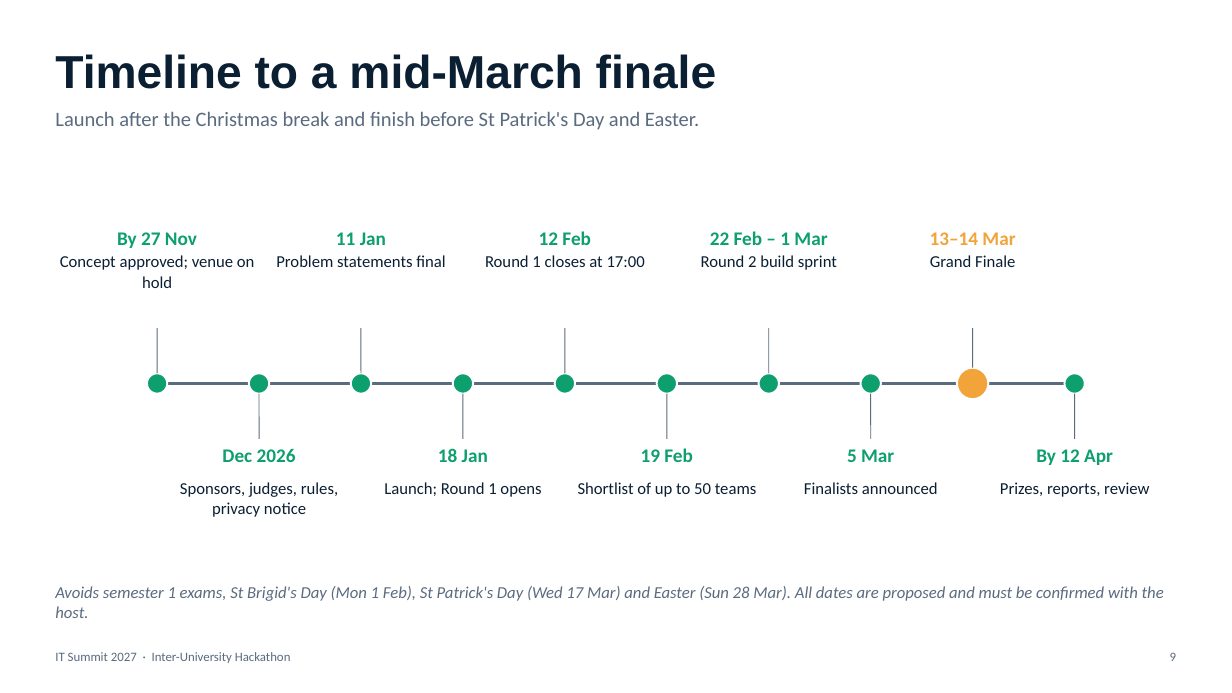
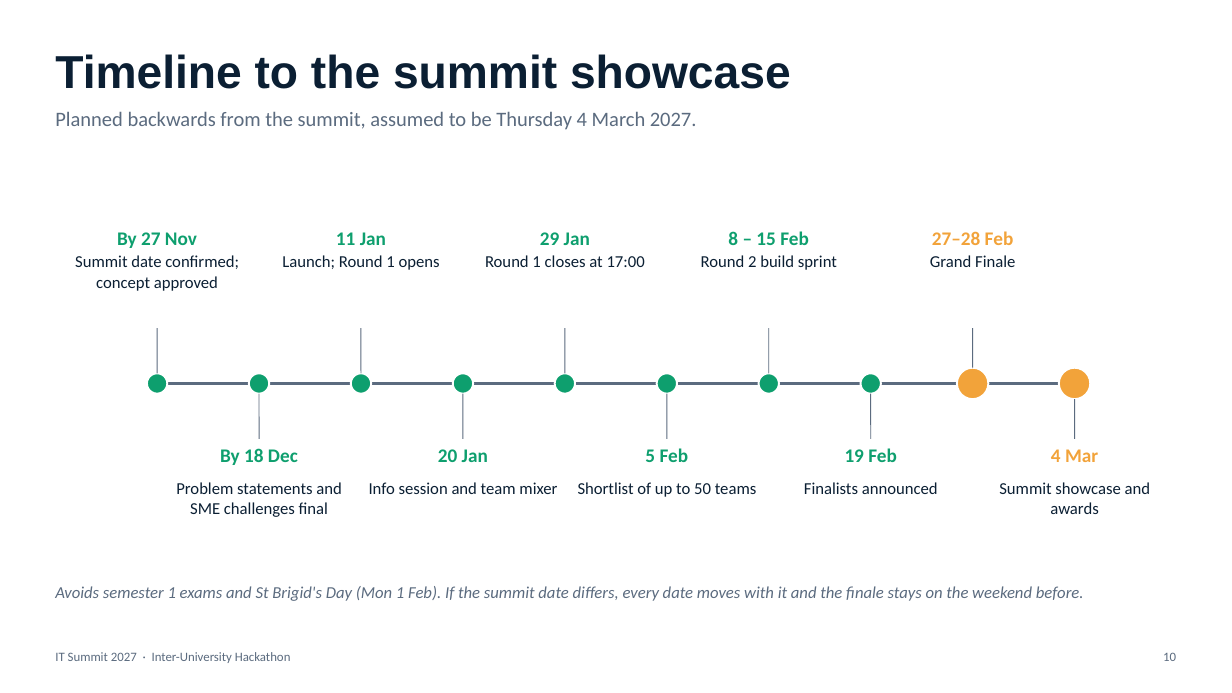
Before and after one commit to behlmohit30-pixel/ckaPrep01, a slide deck: slide 10 of it-summit-2027/IT_Summit_2027_Hackathon_Proposal.pptx (slide 9 before the commit). Drawn at 1232x693 pixels with LibreOffice and Linux fonts; fonts in the diff are those of the drawing. Boxes give left, top, right and bottom in pixels: in the first picture for what was removed or moved away, otherwise in the second. Text is boxed around its words. In the diff, an @@ line names an element or a change of style, - is before the commit and + after.

```diff
--- a/it-summit-2027/IT_Summit_2027_Hackathon_Proposal.pptx
+++ b/it-summit-2027/IT_Summit_2027_Hackathon_Proposal.pptx
@@ title at [55, 54, 791, 89]: text changed @@
-Timeline to a mid-March finale
+Timeline to the summit showcase
@@ text at [55, 111, 697, 130]: text changed @@
-Launch after the Christmas break and finish before St Patrick's Day and Easter.
+Planned backwards from the summit, assumed to be Thursday 4 March 2027.
@@ text at [540, 232, 590, 245]: text changed @@
-12 Feb
+29 Jan
@@ text at [728, 231, 809, 245]: text changed @@
-22 Feb – 1 Mar
+8 – 15 Feb
@@ text at [932, 231, 1014, 245]: text changed @@
-13–14 Mar
+27–28 Feb
@@ text at [75, 255, 239, 291]: text changed @@
-Concept approved; venue on hold
+Summit date confirmed; concept approved
@@ text at [282, 255, 440, 270]: text changed @@
-Problem statements final
+Launch; Round 1 opens
@@ ellipse: place and size @@
-ellipse at [1065, 373, 1085, 394]
+ellipse at [1059, 368, 1091, 399]
@@ ellipse at [1059, 368, 1091, 399]: fill #0E9F6E to #F2A33A @@
@@ line moved from (1075, 394) - (1075, 439) to (1075, 399) - (1075, 439) @@
@@ text at [220, 448, 298, 465]: text changed @@
-Dec 2026
+By 18 Dec
@@ text at [438, 449, 488, 462]: text changed @@
-18 Jan
+20 Jan
@@ text at [645, 448, 689, 462]: text changed @@
-19 Feb
+5 Feb
@@ text at [845, 448, 897, 462]: text changed @@
-5 Mar
+19 Feb
@@ text at [1051, 449, 1098, 462]: text changed; text colour #0E9F6E to #F2A33A @@
-By 12 Apr
+4 Mar
@@ text at [176, 482, 341, 517]: text changed @@
-Sponsors, judges, rules, privacy notice
+Problem statements and SME challenges final
@@ text at [369, 482, 557, 494]: text changed @@
-Launch; Round 1 opens
+Info session and team mixer
@@ text at [999, 482, 1150, 514]: text changed @@
-Prizes, reports, review
+Summit showcase and awards
@@ text at [55, 586, 1084, 601]: text changed @@
-Avoids semester 1 exams, St Brigid's Day (Mon 1 Feb), St Patrick's Day (Wed 17 Mar) and Easter (Sun 28 Mar). All dates are proposed and must be confirmed with the host.
+Avoids semester 1 exams and St Brigid's Day (Mon 1 Feb). If the summit date differs, every date moves with it and the finale stays on the weekend before.
@@ page number at [1163, 652, 1176, 661]: text changed @@
-9
+10
```
Also in this commit, not shown: 11 other slides changed, 1 slide added, 5 other files.
